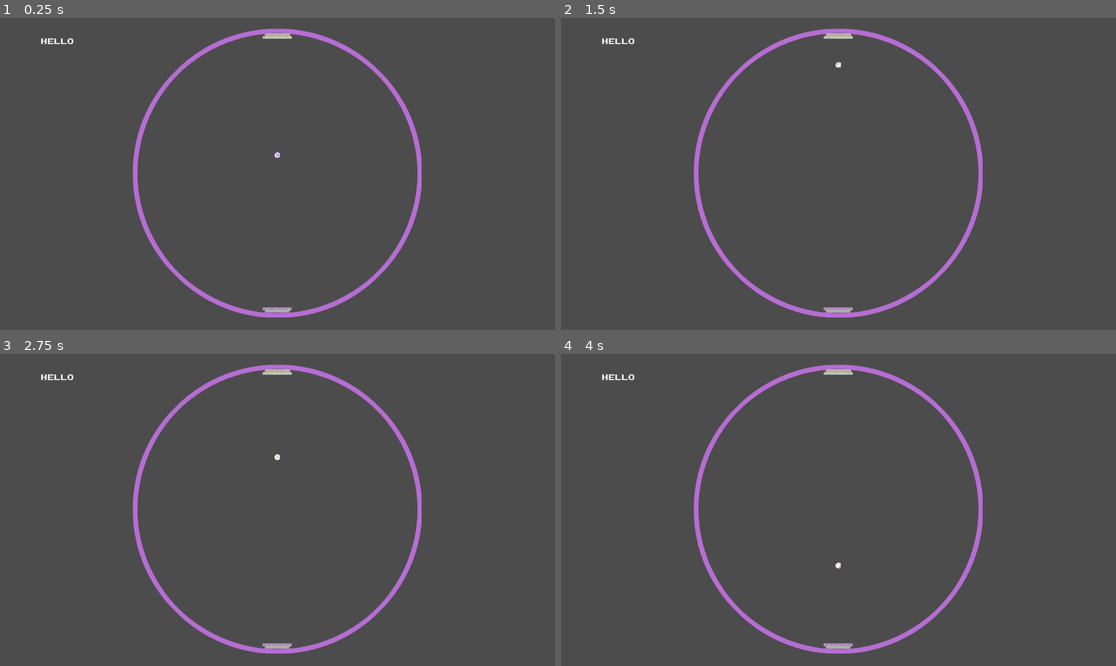
Above: before the commit, frames 1-4 (two rows, left to right).
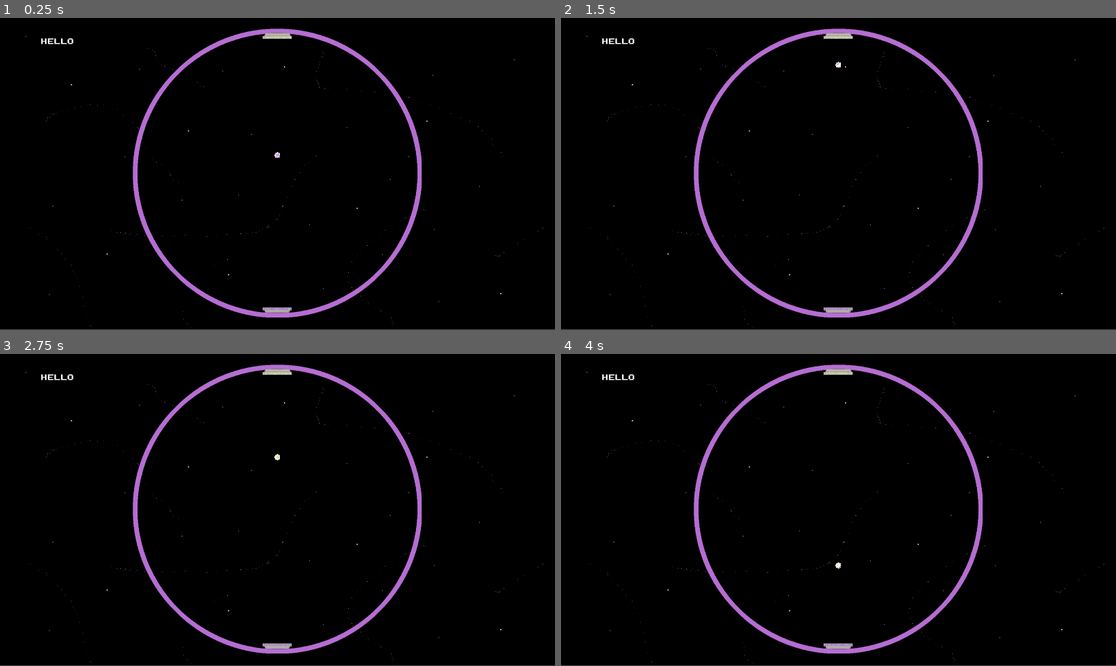
Above: after the commit, the same moments.

Repository: tannercantlay/Star-Pong
Game: Godot game, scene res://Scenes/OuterCollider.tscn
The game is run twice, just before and just after one commit, with the same random seed, the same clock (stepped at 60 frames per second) and the same inputs.
Inputs:
- Up to frame 1 (0.25 s): no input
- Up to frame 2 (1.5 s): tap Enter at 0.5 s; tap Space at 1.25 s
- Up to frame 3 (2.75 s): tap Enter at 2 s
- Up to frame 4 (4 s): tap Space at 2.75 s; tap Enter at 3.5 s

The runs differ from the first frame. In frame 1, 97% of the frame differs, in the area x 0-100%, y 0-100%; in frame 2, 97%; in frame 3, 97%; in frame 4, 97%.

Commit message:
added background and label

Diff:
--- a/Pong/Scenes/OuterCollider.tscn
+++ b/Pong/Scenes/OuterCollider.tscn
@@ -9,6 +9,7 @@
 [ext_resource path="res://Sprites/SpriteSheets/Ball.png" type="Texture" id=7]
 [ext_resource path="res://gameManager.gd" type="Script" id=8]
 [ext_resource path="res://joystix/JOYSTIX.TTF" type="DynamicFontData" id=9]
+[ext_resource path="res://Sprites/Background.png" type="Texture" id=10]
 
 [sub_resource type="CanvasItemMaterial" id=1]
 
@@ -74,6 +75,10 @@
 font_data = ExtResource( 9 )
 
 [node name="Node2D" type="Node2D"]
+
+[node name="Background" type="Sprite" parent="."]
+texture = ExtResource( 10 )
+hframes = 2
 
 [node name="CenterPoint" type="Position2D" parent="."]
 
--- a/Pong/project.godot
+++ b/Pong/project.godot
@@ -23,6 +23,7 @@
 
 window/size/width=1920
 window/size/height=1080
+window/size/resizable=false
 
 [rendering]
 
Not shown: 1 places in Pong/Scenes/OuterCollider.tscn that only renumber resources
Not shown, added: Pong/Sprites/Background.png.import
